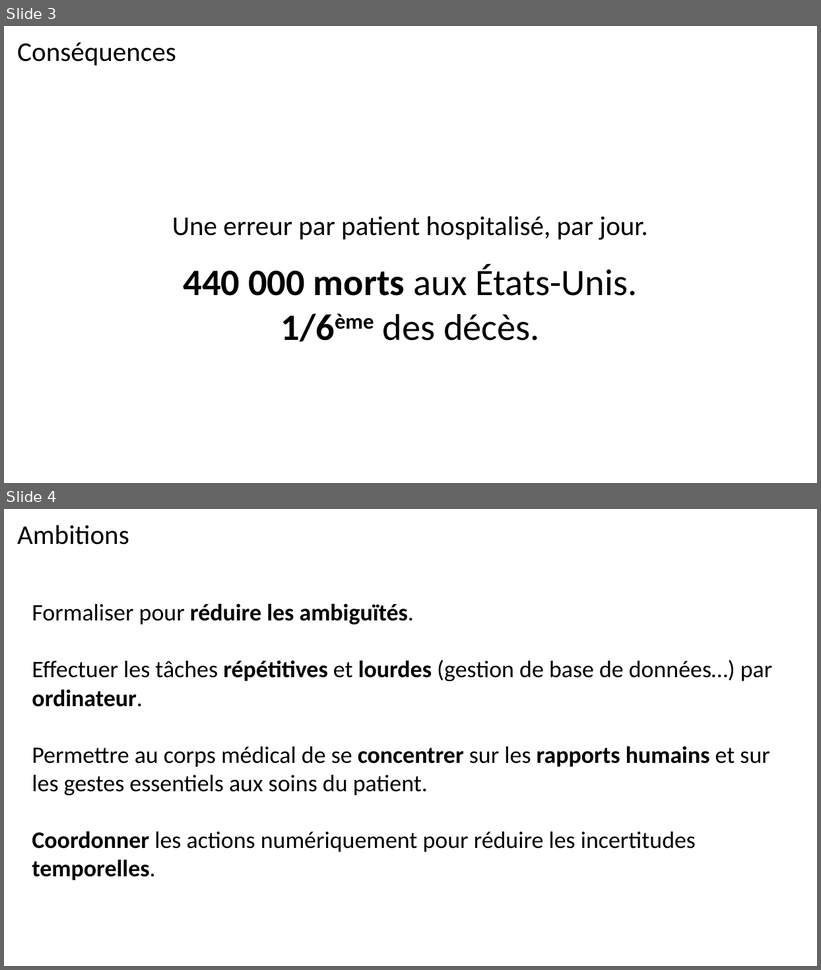
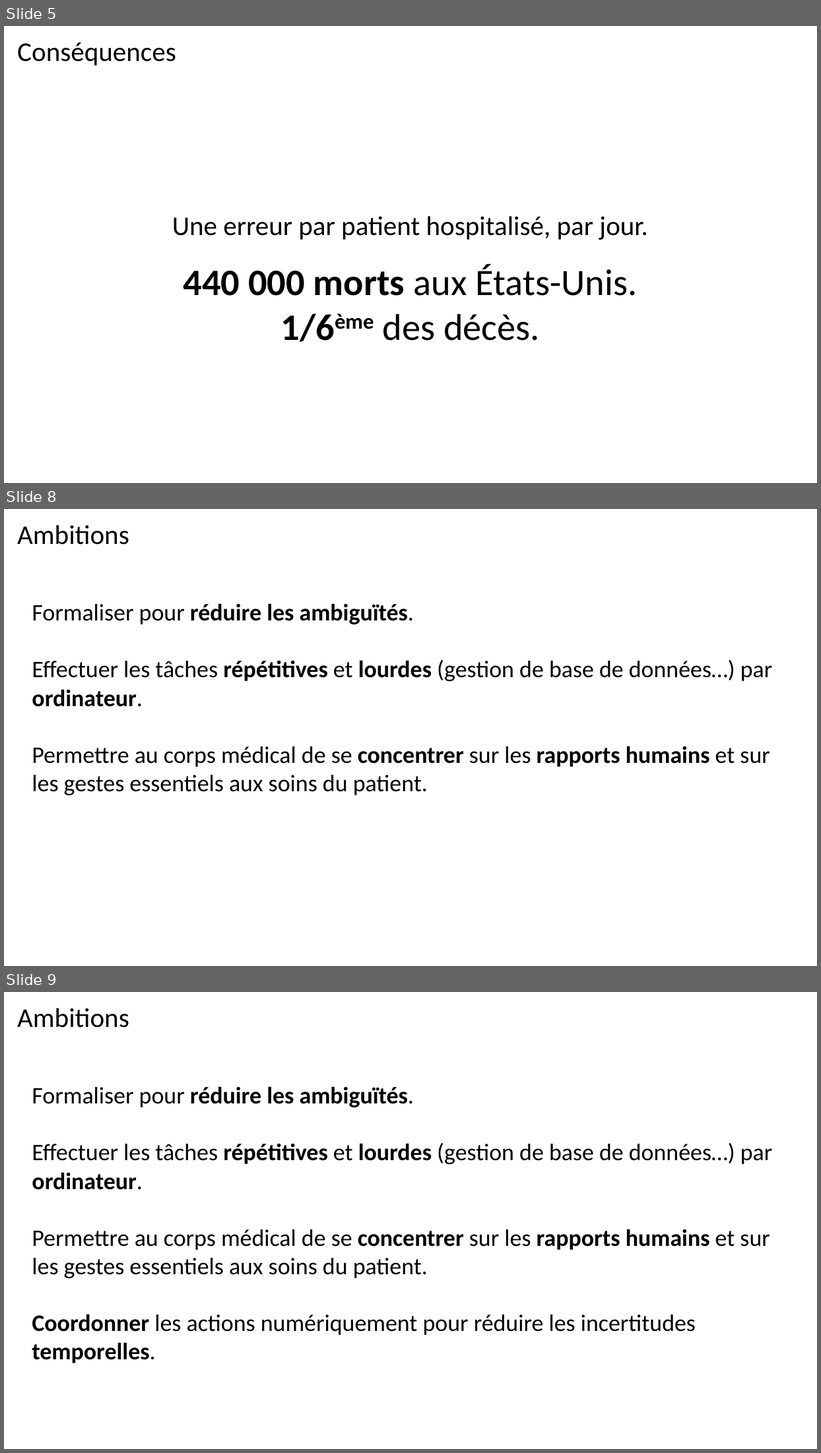
Before and after one commit to nicoszpako/POPPL, a slide deck: POP-PL.pptm. Shown one above the other, each under a label of ours: slides 3 and 4 before the commit, slides 5, 8 and 9 after it; the slides between them are not shown. The pictures are 821x970 and 821x1453 pixels, drawn with LibreOffice and Linux fonts; fonts in the diff are those of the drawing. Boxes give left, top, right and bottom in pixels: in the first picture for what was removed or moved away, otherwise in the second. Text is boxed around its words. In the diff, an @@ line names an element or a change of style, - is before the commit and + after.

```diff
--- a/POP-PL.pptm
+++ b/POP-PL.pptm
@@ slide 8 added at bbox=[4, 509, 817, 966], background #FFFFFF @@
@@ text added at bbox=[17, 525, 129, 545], 32 pt, text #000000 @@
+Ambitions
@@ text added at bbox=[32, 603, 773, 795], 28 pt, text #000000 @@
+Formaliser pour réduire les ambiguïtés.
+Effectuer les tâches répétitives et lourdes (gestion de base de données…) par ordinateur.
+Permettre au corps médical de se concentrer sur les rapports humains et sur les gestes essentiels aux soins du patient.
@@ what was slide 3 is now slide 5 @@
@@ what was slide 4 is now slide 9 @@
```
Also in this commit, not shown: 3 slides changed, 36 other slides added, 34 other files.
